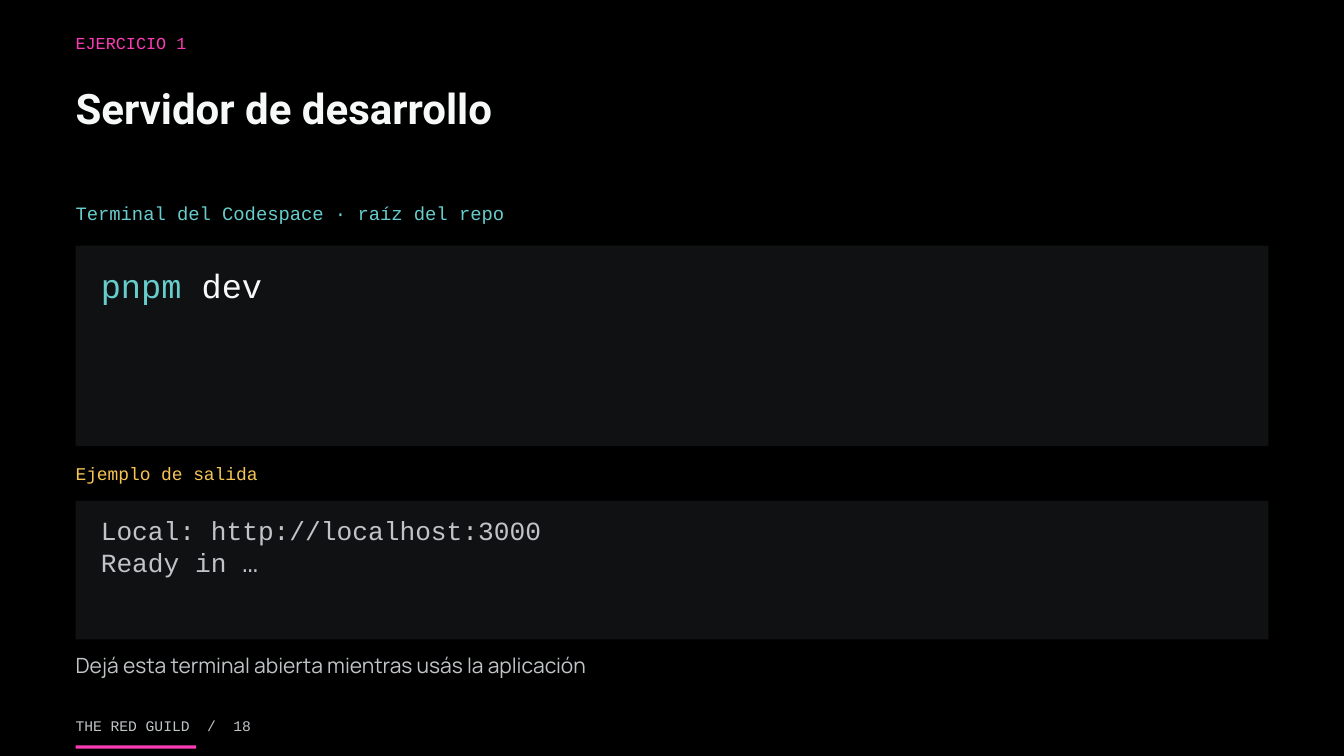
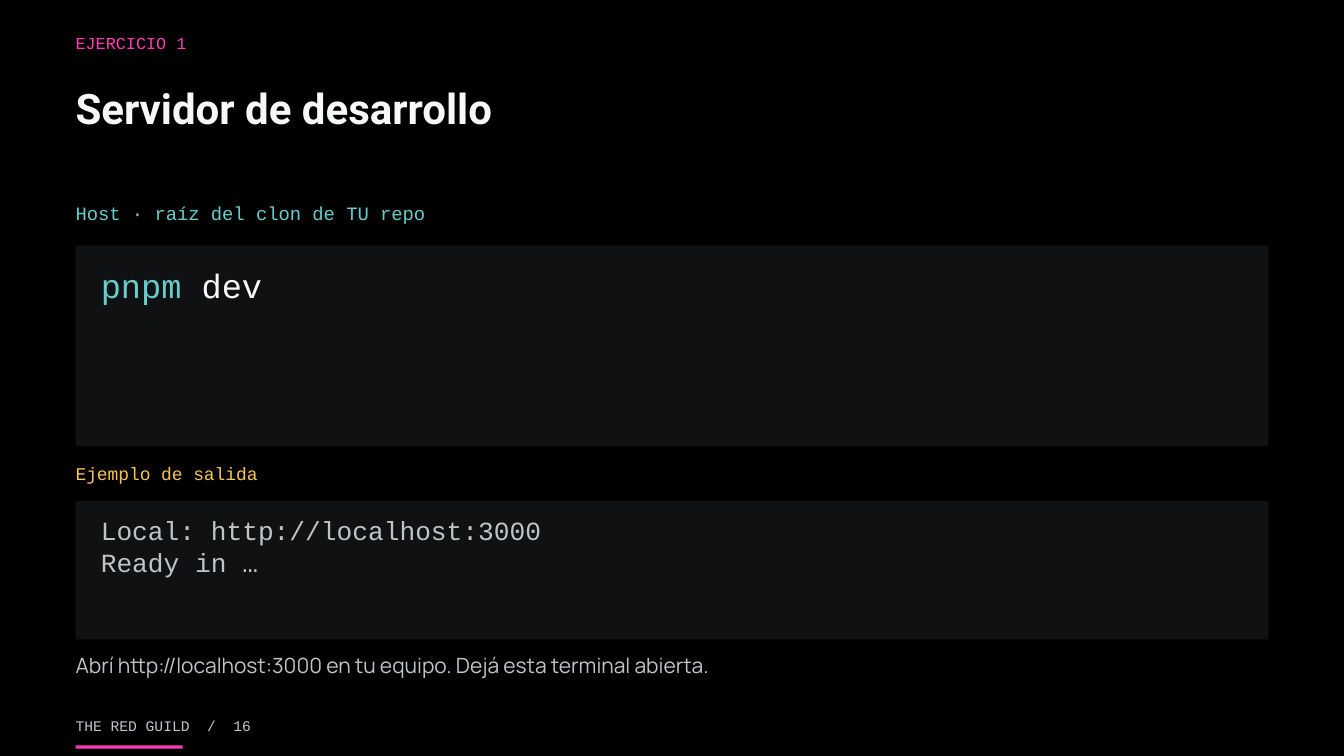
Before and after one commit to theredguild/github-ai-automation-lab, a slide deck: slide 16 of slides/workshop.pptx (slide 18 before the commit). Drawn at 1344x756 pixels with LibreOffice and Linux fonts; fonts in the diff are those of the drawing. Boxes give left, top, right and bottom in pixels: in the first picture for what was removed or moved away, otherwise in the second. Text is boxed around its words. In the diff, an @@ line names an element or a change of style, - is before the commit and + after.

Commit message:
docs: move optional Codespaces demo after published app

```diff
--- a/slides/workshop.pptx
+++ b/slides/workshop.pptx
@@ text at box(76, 206, 425, 224): text changed @@
-Terminal del Codespace · raíz del repo
+Host · raíz del clon de TU repo
@@ text at box(76, 656, 709, 678): text changed @@
-Dejá esta terminal abierta mientras usás la aplicación
+Abrí http://localhost:3000 en tu equipo. Dejá esta terminal abierta.
@@ rectangle: place and size @@
-rectangle at box(76, 746, 197, 749)
+rectangle at box(76, 746, 182, 749)
```
Also in this commit, not shown: 44 other slides changed, 5 slides added, 5 slides removed, 3 other files.
